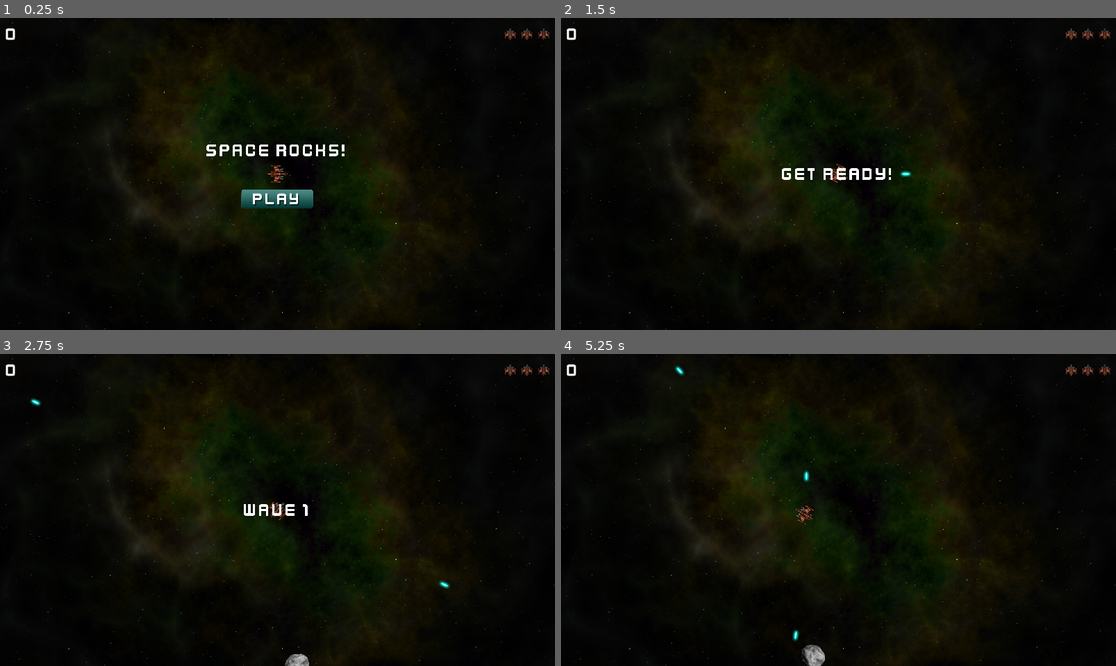
Above: before the commit, frames 1-4 (two rows, left to right).
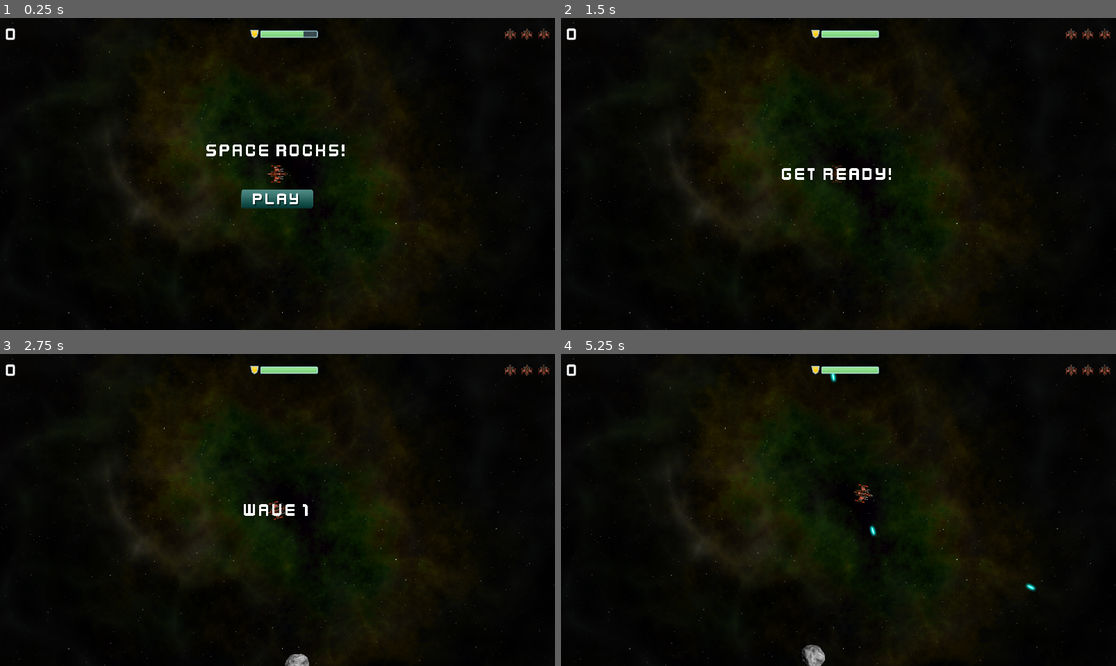
Above: after the commit, the same moments.

Repository: nadiryuceer/space_rocks
Game: Godot game, scene res://main.tscn
The game is run twice, just before and just after one commit, with the same random seed, the same clock (stepped at 60 frames per second) and the same inputs.
Inputs (mouse positions are in pixels of both pictures, inside the frame that each line leads up to):
- Up to frame 1 (0.25 s): no input
- Up to frame 2 (1.5 s): click (838, 198) at 0.5 s; tap Enter at 1.25 s; hold D (rotate_right) from 1.28 s (still down); hold Space (shoot) from 1.28 s (still down)
- Up to frame 3 (2.75 s): release D (rotate_right) at 2.03 s; release Space (shoot) at 2.03 s; hold A (rotate_left) from 2.03 s (still down); tap Space (shoot) at 2.1 s
- Up to frame 4 (5.25 s): release A (rotate_left) at 2.78 s; hold D (rotate_right) 2.78-3.53 s; hold Space (shoot) 2.78-3.53 s; hold W (thrust) 3.53-4.28 s; tap Space (shoot) at 3.6, 5.1 s; hold Space (shoot) 4.28-5.03 s; hold A (rotate_left) from 4.28 s (still down)

The runs differ from the first frame. In frame 1, 0.3% of the frame differs, in the area x 45-58%, y 3-7%; in frame 2, 0.4%; in frame 3, 0.4%; in frame 4, 0.7%, in the area x 20-86%, y 3-92%.

Commit message:
Add shield functionality + bugfixes
Fix player to be initialized at the start screen and playable after game actually starts
Killing player now grants 3 points
Enemy shoot cooldown made 3 seconds

Diff:
--- a/enemy/enemy.gd
+++ b/enemy/enemy.gd
@@ -8,6 +8,8 @@
 
 var follow = PathFollow2D.new()
 var target = null
+
+signal exploded
 
 func _ready():
 	$Sprite2D.frame = randi() % 3
@@ -23,10 +25,6 @@
 	if follow.progress_ratio >= 1:
 		queue_free()
 
-# Called every frame. 'delta' is the elapsed time since the previous frame.
-func _process(delta: float) -> void:
-	pass
-
 
 func _on_gun_cooldown_timeout() -> void:
 	shoot_pulse(3, 0.15)
@@ -38,6 +36,7 @@
 	var b = bullet_scene.instantiate()
 	get_tree().root.add_child(b)
 	b.start(global_position, dir)
+
 
 func shoot_pulse(n, delay):
 	for i in n:
@@ -54,6 +53,7 @@
 
 func explode():
 	speed = 0
+	exploded.emit()
 	$GunCooldown.stop()
 	$CollisionShape2D.set_deferred("disabled", true)
 	$Sprite2D.hide()
@@ -67,3 +67,12 @@
 	if body.is_in_group("rocks"):
 		return
 	explode()
+	body.shield -= 50
+
+
+func _screen_entered() -> void:
+	$GunCooldown.start()
+
+
+func _screen_exited() -> void:
+	$GunCooldown.stop()
--- a/enemy/enemy.tscn
+++ b/enemy/enemy.tscn
@@ -71,8 +71,11 @@
 visible = false
 
 [node name="GunCooldown" type="Timer" parent="."]
-wait_time = 1.5
-one_shot = true
+wait_time = 3.0
+
+[node name="VisibleOnScreenNotifier2D" type="VisibleOnScreenNotifier2D" parent="."]
 
 [connection signal="body_entered" from="." to="." method="_on_body_entered"]
 [connection signal="timeout" from="GunCooldown" to="." method="_on_gun_cooldown_timeout"]
+[connection signal="screen_entered" from="VisibleOnScreenNotifier2D" to="." method="_screen_entered"]
+[connection signal="screen_exited" from="VisibleOnScreenNotifier2D" to="." method="_screen_exited"]
--- a/enemy/enemy_bullet.gd
+++ b/enemy/enemy_bullet.gd
@@ -2,6 +2,7 @@
 
 
 @export var speed = 1000
+@export var damage = 15
 
 
 func start(_pos, _dir):
@@ -18,4 +19,6 @@
 
 
 func _on_body_entered(body: Node2D) -> void:
+	if body.name == "Player":
+		body.shield -= damage
 	queue_free()
--- a/enemy/enemy_paths.tscn
+++ b/enemy/enemy_paths.tscn
@@ -2,7 +2,7 @@
 
 [sub_resource type="Curve2D" id="Curve2D_5pdb8"]
 _data = {
-"points": PackedVector2Array(0, 0, 0, 0, 2126, 190, 347.215, 1.49662, -347.215, -1.49662, 954, 903, 0, 408.576, 0, -408.576, 213, 506, 0, 0, 0, 0, 1284, -304)
+"points": PackedVector2Array(0, 0, 0, 0, 2126, 190, 347.215, 1.49662, -347.215, -1.49662, 954, 903, 0, 408.576, 0, -408.576, 213, 506, 0, 0, 0, 0, 531, 3)
 }
 point_count = 4
 
--- a/gui/hud.gd
+++ b/gui/hud.gd
@@ -6,6 +6,13 @@
 @onready var score_label = $MarginContainer/HBoxContainer/ScoreLabel
 @onready var message = $VBoxContainer/Message
 @onready var start_button = $VBoxContainer/StartButton
+@onready var shield_bar = $MarginContainer/HBoxContainer/ShieldBar
+
+var bar_textures = {
+	"green": preload("res://assets/bar_green_200.png"),
+	"yellow": preload("res://assets/bar_yellow_200.png"),
+	"red": preload("res://assets/bar_red_200.png")
+}
 
 
 func show_message(text):
@@ -36,3 +43,12 @@
 func _on_timer_timeout() -> void:
 	message.hide()
 	message.text = ""
+
+
+func update_shield(value):
+	shield_bar.texture_progress = bar_textures["green"]
+	if value < 0.4:
+		shield_bar.texture_progress = bar_textures["red"]
+	elif value < 0.7:
+		shield_bar.texture_progress = bar_textures["yellow"]
+	shield_bar.value = value
--- a/gui/hud.tscn
+++ b/gui/hud.tscn
@@ -1,10 +1,13 @@
-[gd_scene load_steps=8 format=3 uid="uid://d1dhw22jgxkpf"]
+[gd_scene load_steps=11 format=3 uid="uid://d1dhw22jgxkpf"]
 
 [ext_resource type="Script" path="res://gui/hud.gd" id="1_6j61l"]
 [ext_resource type="FontFile" uid="uid://6a7vwf6d2uys" path="res://assets/kenvector_future_thin.ttf" id="1_p00ph"]
 [ext_resource type="Texture2D" uid="uid://d1d1al7bgivk7" path="res://assets/player_small.png" id="2_skohp"]
 [ext_resource type="Texture2D" uid="uid://d2d6pgfgjtk48" path="res://assets/play_button.png" id="3_nyasi"]
+[ext_resource type="Texture2D" uid="uid://hf1cqqlwh21x" path="res://assets/shield_gold.png" id="3_ojkgf"]
 [ext_resource type="Texture2D" uid="uid://cdy8qnue0x7ws" path="res://assets/play_button_h.png" id="4_rs3fj"]
+[ext_resource type="Texture2D" uid="uid://ci8djmrbqcgga" path="res://assets/bar_glass_200.png" id="4_vx21j"]
+[ext_resource type="Texture2D" uid="uid://isnwftyk7lb4" path="res://assets/bar_green_200.png" id="5_seg7o"]
 
 [sub_resource type="LabelSettings" id="LabelSettings_koqtj"]
 font = ExtResource("1_p00ph")
@@ -35,9 +38,24 @@
 
 [node name="ScoreLabel" type="Label" parent="MarginContainer/HBoxContainer"]
 layout_mode = 2
-size_flags_horizontal = 3
+size_flags_horizontal = 2
 text = "0"
 label_settings = SubResource("LabelSettings_koqtj")
+
+[node name="TextureRect" type="TextureRect" parent="MarginContainer/HBoxContainer"]
+layout_mode = 2
+texture = ExtResource("3_ojkgf")
+stretch_mode = 3
+
+[node name="ShieldBar" type="TextureProgressBar" parent="MarginContainer/HBoxContainer"]
+layout_mode = 2
+size_flags_horizontal = 3
+size_flags_vertical = 4
+max_value = 1.0
+step = 0.01
+value = 0.75
+texture_over = ExtResource("4_vx21j")
+texture_progress = ExtResource("5_seg7o")
 
 [node name="LivesCounter" type="HBoxContainer" parent="MarginContainer/HBoxContainer"]
 layout_mode = 2
--- a/main.gd
+++ b/main.gd
@@ -24,6 +24,7 @@
 	$Player.reset()
 	await $HUD/Timer.timeout
 	playing = true
+	$Player.start()
 
 
 func new_level():
@@ -59,6 +60,11 @@
 		spawn_rock(size - 1, newpos, newvel)
 
 
+func _on_enemy_exploded():
+	score+=3
+	$HUD.update_score(score)
+
+
 func _process(_delta):
 	if not playing:
 		return
@@ -90,3 +96,4 @@
 	add_child(e)
 	e.target = $Player
 	$EnemyTimer.start(randf_range(20, 40))
+	e.exploded.connect(self._on_enemy_exploded)
--- a/main.tscn
+++ b/main.tscn
@@ -36,5 +36,6 @@
 
 [connection signal="dead" from="Player" to="." method="game_over"]
 [connection signal="lives_changed" from="Player" to="HUD" method="update_lives"]
+[connection signal="shield_changed" from="Player" to="HUD" method="update_shield"]
 [connection signal="start_game" from="HUD" to="." method="new_game"]
 [connection signal="timeout" from="EnemyTimer" to="." method="_on_enemy_timer_timeout"]
--- a/player/player.gd
+++ b/player/player.gd
@@ -4,9 +4,12 @@
 @export var spin_power = 8000
 @export var bullet_scene : PackedScene
 @export var fire_rate = 0.25
+@export var max_shield = 100.0
+@export var shield_regen = 5.0
 
 signal lives_changed
 signal dead
+signal shield_changed
 
 var screensize = Vector2.ZERO
 enum {INIT, ALIVE, INVULNERABLE, DEAD}
@@ -16,13 +19,17 @@
 var can_shoot = true
 var reset_pos = false
 var lives = 0: set = set_lives
+var shield = 0: set = set_shield
 
 
 # Called when the node enters the scene tree for the first time.
 func _ready():
-		change_state(ALIVE)
 		screensize = get_viewport_rect().size
 		$GunCooldown.wait_time = fire_rate
+
+
+func start():
+	change_state(ALIVE)
 
 
 func set_lives(value):
@@ -32,6 +39,7 @@
 		change_state(DEAD)
 	else:
 		change_state(INVULNERABLE)
+	shield = max_shield
 
 
 func change_state(new_state):
@@ -69,8 +77,10 @@
 
 
 # Called every frame. 'delta' is the elapsed time since the previous frame.
-func _process(_delta):
-	get_input()
+func _process(delta):
+	if state == ALIVE:
+		shield += shield_regen * delta
+		get_input()
 
 
 func get_input():
@@ -103,7 +113,7 @@
 	reset_pos = true
 	$Sprite2D.show()
 	lives = 3
-	change_state(ALIVE)
+	change_state(INIT)
 
 
 func _on_invulnerability_timer_timeout() -> void:
@@ -112,10 +122,8 @@
 
 func _on_body_entered(body: Node) -> void:
 	if body.is_in_group("rocks"):
-		if state != INVULNERABLE:
-			body.explode()
-			lives -= 1
-			explode()
+		shield -= body.size * 25
+		body.explode()
 
 
 func explode():
@@ -123,3 +131,12 @@
 	$Explosion/AnimationPlayer.play("explosion")
 	await $Explosion/AnimationPlayer.animation_finished
 	$Explosion.hide()
+
+
+func set_shield(value):
+	value = min(value, max_shield)
+	shield = value
+	shield_changed.emit(shield / max_shield)
+	if shield <= 0:
+		lives -= 1
+		explode()
